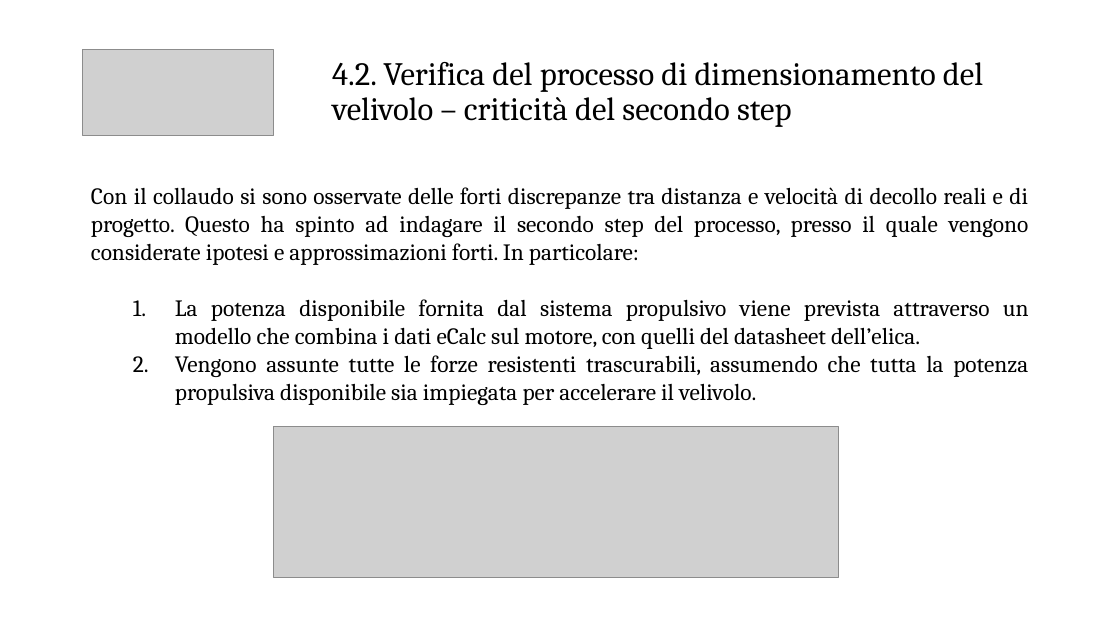
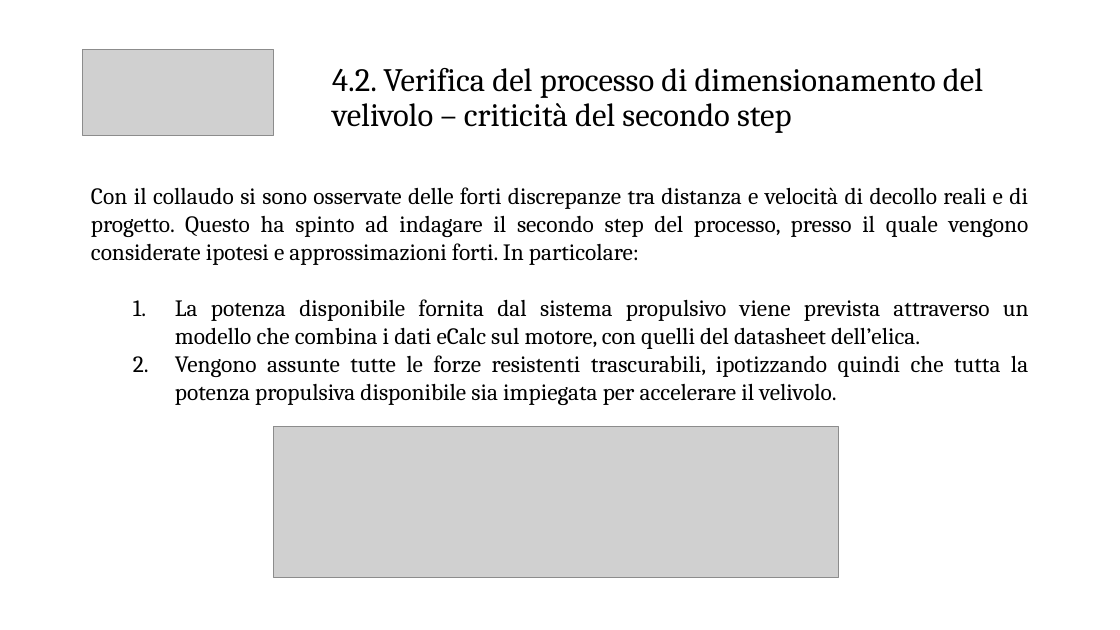
Before and after one commit to emanuele-cason/Tesi, a slide deck: slide 8 of Presentazione/Presentazione relazione.pptx. Drawn at 1120x630 pixels with LibreOffice and Linux fonts; fonts in the diff are those of the drawing; grey boxes stand for pictures. Boxes give left, top, right and bottom in pixels: in the first picture for what was removed or moved away, otherwise in the second. Text is boxed around its words. In the diff, an @@ line names an element or a change of style, - is before the commit and + after.

```diff
--- a/Presentazione/Presentazione relazione.pptx
+++ b/Presentazione/Presentazione relazione.pptx
@@ title "4.2. Verifica del processo di ..." moved from (x1=332, y1=62, x2=983, y2=127) to (x1=332, y1=68, x2=983, y2=133) @@
@@ text at (x1=175, y1=355, x2=1028, y2=405): text changed @@
-  2. Vengono assunte tutte le forze resistenti trascurabili, assumendo che tutta la potenza propulsiva disponibile sia impiegata per accelerare il velivolo.
+  2. Vengono assunte tutte le forze resistenti trascurabili, ipotizzando quindi che tutta la potenza propulsiva disponibile sia impiegata per accelerare il velivolo.
```
Also in this commit, not shown: 10 other slides changed, 2 other files.
